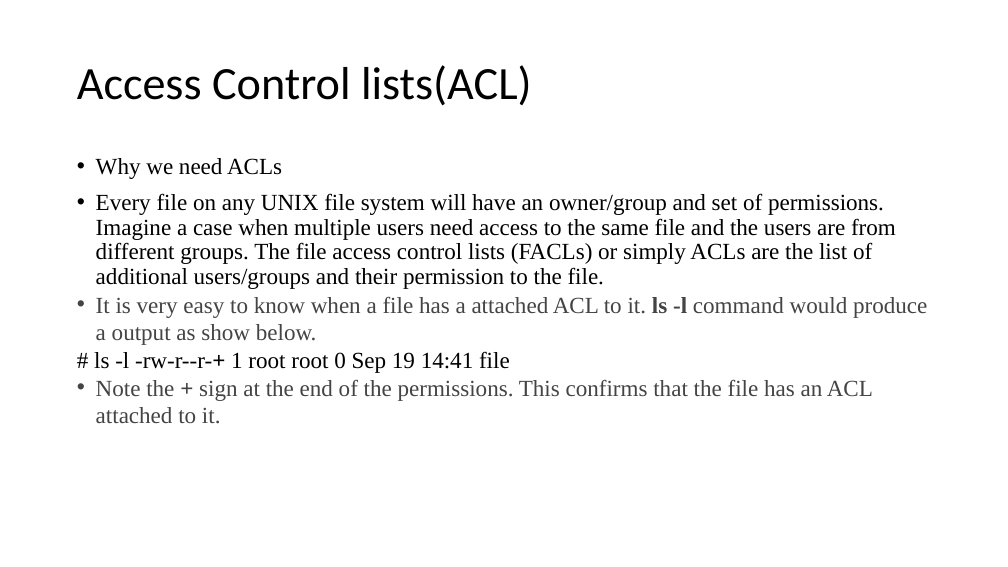
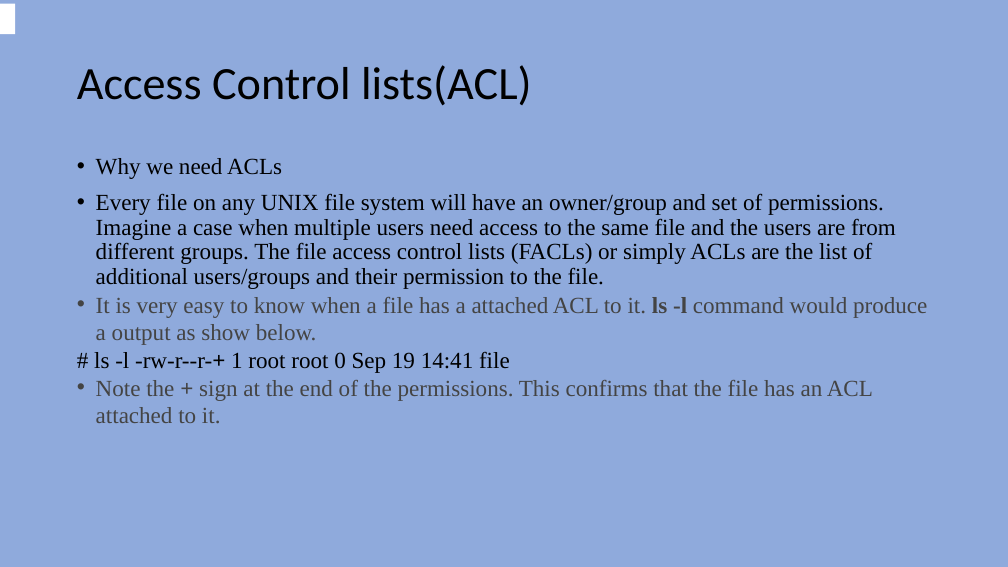
Before and after one commit to HighnessAtharva/Sem-VI, a slide deck: slide 21 of Linux and Unix/Unit 3.pptx. Drawn at 1008x567 pixels with LibreOffice and Linux fonts; fonts in the diff are those of the drawing. Boxes give left, top, right and bottom in pixels: in the first picture for what was removed or moved away, otherwise in the second. Text is boxed around its words. In the diff, an @@ line names an element or a change of style, - is before the commit and + after.

```diff
--- a/Linux and Unix/Unit 3.pptx
+++ b/Linux and Unix/Unit 3.pptx
@@ background #FFFFFF to #8FAADC @@
@@ rectangle added at (x1=0, y1=4, x2=15, y2=34), fill #FFFFFF @@
```
Also in this commit, not shown: 21 other slides changed, 28 other files.
